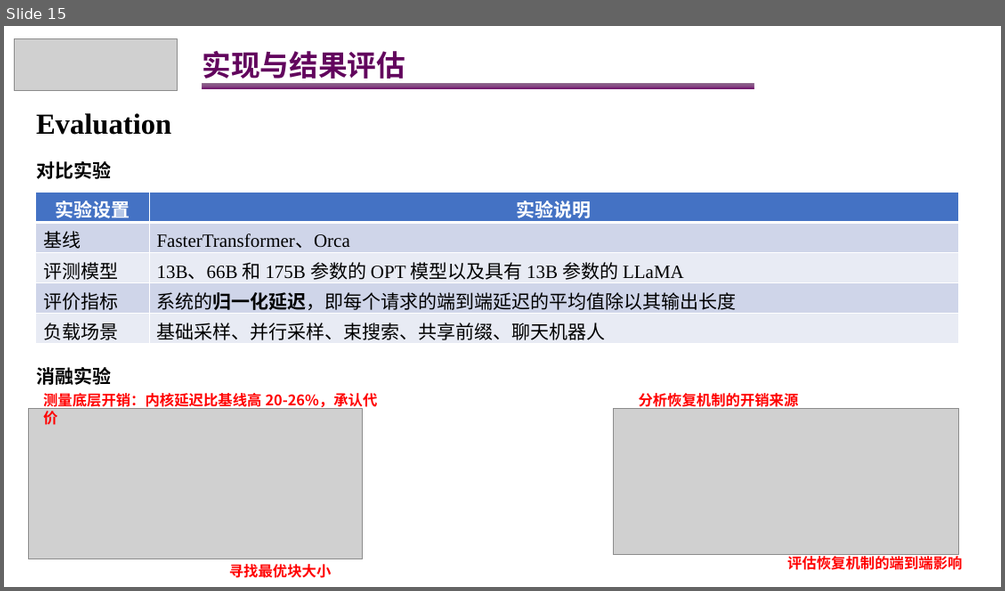
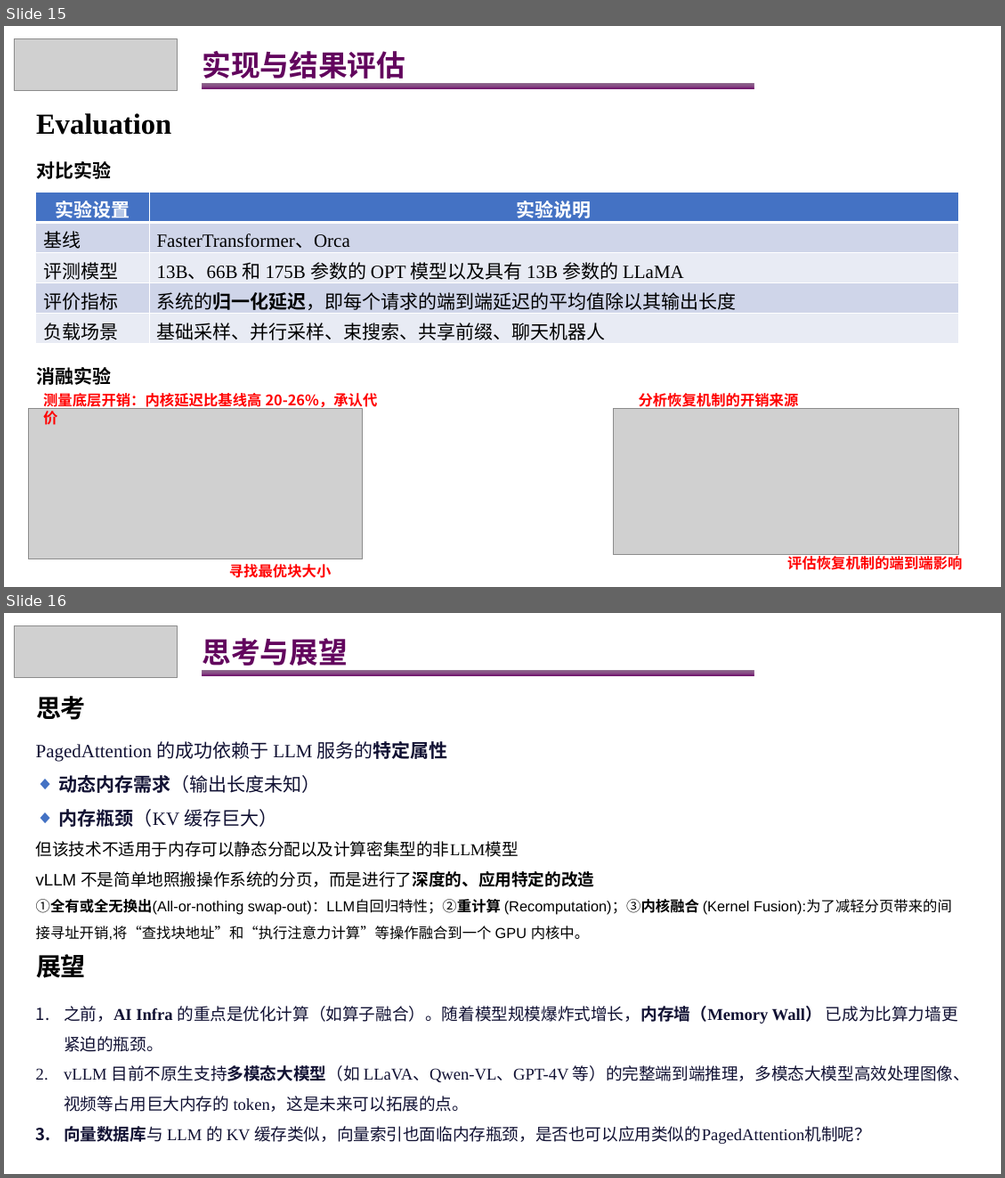
Before and after one commit to lingebeng/Paper-Reading, a slide deck: AI-Infra/vLLM/vllm-PageAttention.pptx. Shown one above the other, each under a label of ours: slide 15 before the commit, slides 15 and 16 after it. The pictures are 1005x591 and 1005x1178 pixels, drawn with LibreOffice and Linux fonts; fonts in the diff are those of the drawing; grey boxes stand for pictures. Boxes give left, top, right and bottom in pixels: in the first picture for what was removed or moved away, otherwise in the second. Text is boxed around its words. In the diff, an @@ line names an element or a change of style, - is before the commit and + after.

Commit message:
[vLLM] 完成论文阅读思考与展望

```diff
--- a/AI-Infra/vLLM/vllm-PageAttention.pptx
+++ b/AI-Infra/vLLM/vllm-PageAttention.pptx
@@ slide 16 added at [4, 613, 1001, 1174], background #FFFFFF @@
@@ picture added at [15, 625, 178, 677] @@
@@ text added at [202, 638, 348, 671], 28 pt, text #62055D, bold @@
+思考与展望
@@ rectangle added at [202, 670, 754, 676], fill gradient #3E003C to #590055 to #690064 @@
@@ text added at [36, 696, 86, 720], 24 pt, text #000000, bold @@
+思考
@@ text added at [36, 741, 952, 940], 14 pt, text #000000 @@
+PagedAttention 的成功依赖于 LLM 服务的特定属性
+◆ 动态内存需求（输出长度未知）
+◆ 内存瓶颈（KV 缓存巨大）
+但该技术不适用于内存可以静态分配以及计算密集型的非LLM模型
+vLLM 不是简单地照搬操作系统的分页，而是进行了深度的、应用特定的改造
+①全有或全无换出(All-or-nothing swap-out)：LLM自回归特性；②重计算 (Recomputation)；③内核融合 (Kernel Fusion):为了减轻分页带来的间接寻址开销,将“查找块地址”和“执行注意力计算”等操作融合到一个 GPU 内核中。
@@ text added at [36, 954, 86, 978], 24 pt, text #000000, bold @@
+展望
@@ text added at [64, 1005, 970, 1143], 16 pt, text #111133 @@
+1. 之前，AI Infra 的重点是优化计算（如算子融合）。随着模型规模爆炸式增长，内存墙（Memory Wall） 已成为比算力墙更紧迫的瓶颈。
+2. vLLM 目前不原生支持多模态大模型（如 LLaVA、Qwen-VL、GPT-4V 等）的完整端到端推理，多模态大模型高效处理图像、视频等占用巨大内存的 token，这是未来可以拓展的点。
+3. 向量数据库与 LLM 的 KV 缓存类似，向量索引也面临内存瓶颈，是否也可以应用类似的PagedAttention机制呢？
```
Also in this commit, not shown: 1 slide changed.
